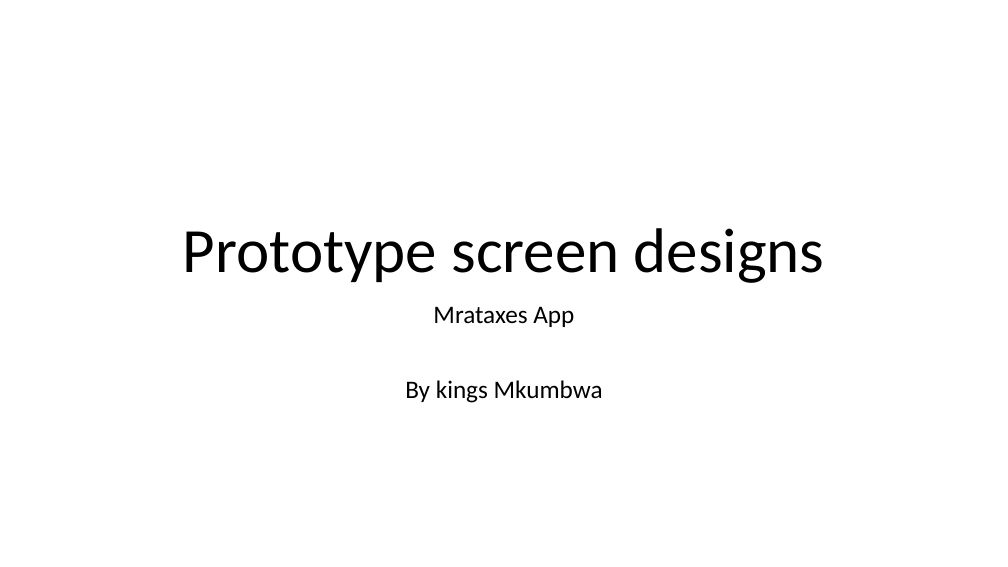
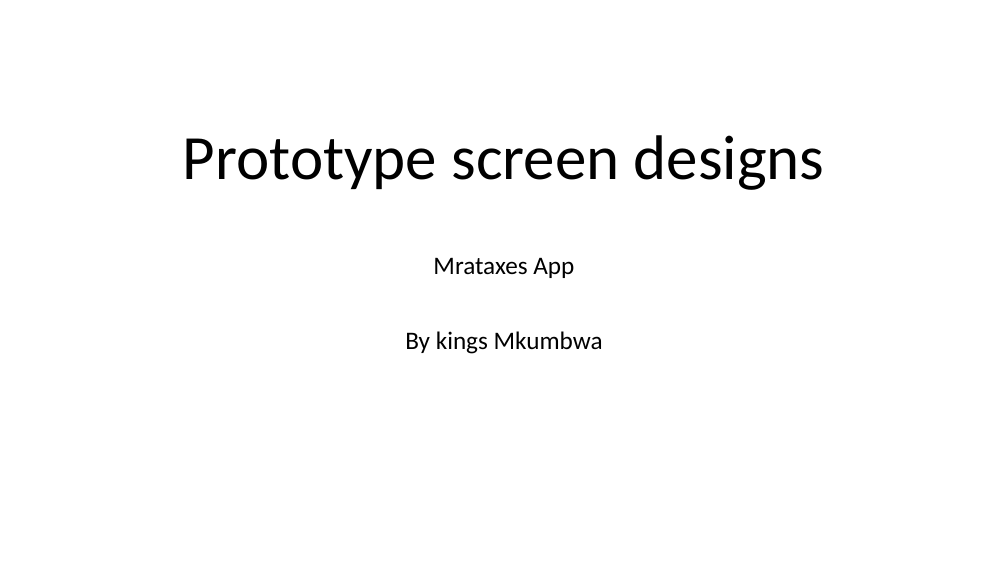
Before and after one commit to lincolnMK/mrataxes, a slide deck: slide 1 of Prototype screen designs.pptx. Drawn at 1008x567 pixels with LibreOffice and Linux fonts; fonts in the diff are those of the drawing. Boxes give left, top, right and bottom in pixels: in the first picture for what was removed or moved away, otherwise in the second. Text is boxed around its words. In the diff, an @@ line names an element or a change of style, - is before the commit and + after.

```diff
--- a/Prototype screen designs.pptx
+++ b/Prototype screen designs.pptx
@@ title "Prototype screen designs": place and size @@
-title "Prototype screen designs" at [183,228,825,283]
+title "Prototype screen designs" at [183,135,825,190]
@@ subtitle "Mrataxes App": place and size @@
-subtitle "Mrataxes App" at [405,306,603,403]
+subtitle "Mrataxes App" at [405,257,603,354]
```
Also in this commit, not shown: 7 other slides changed.
